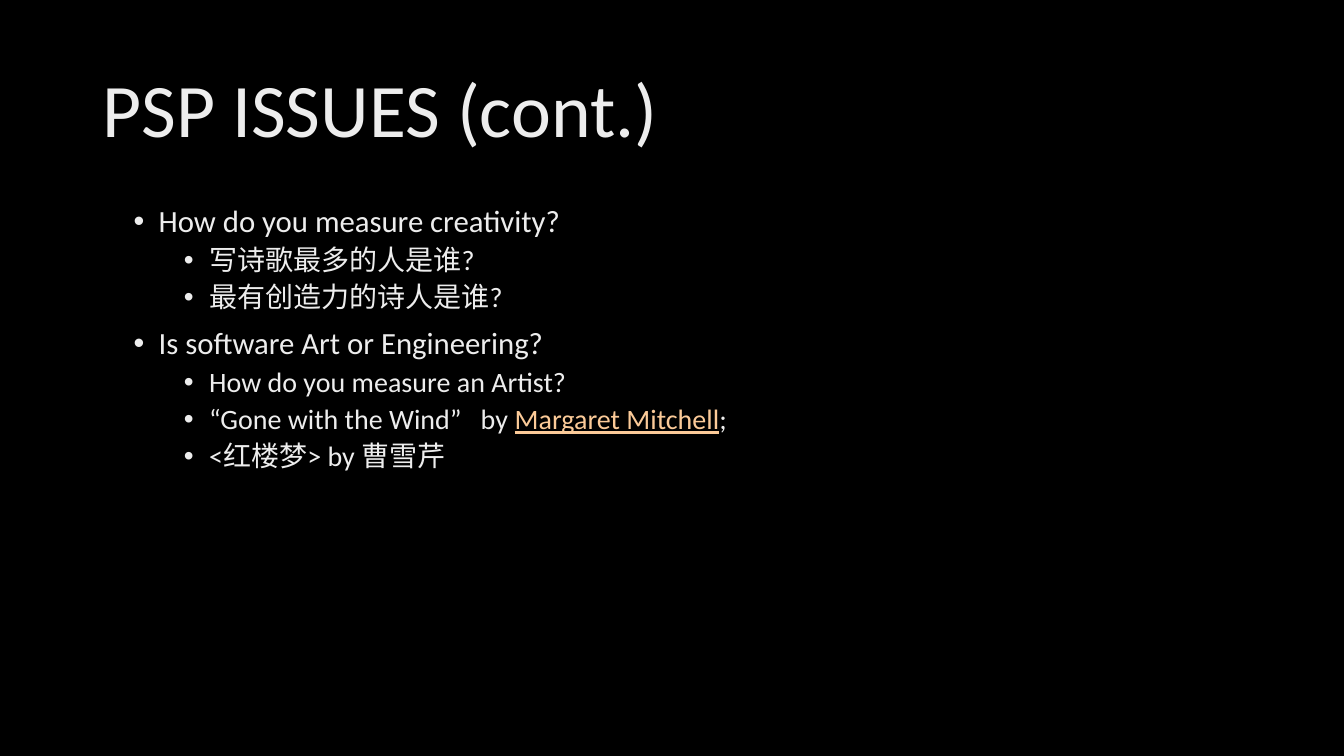
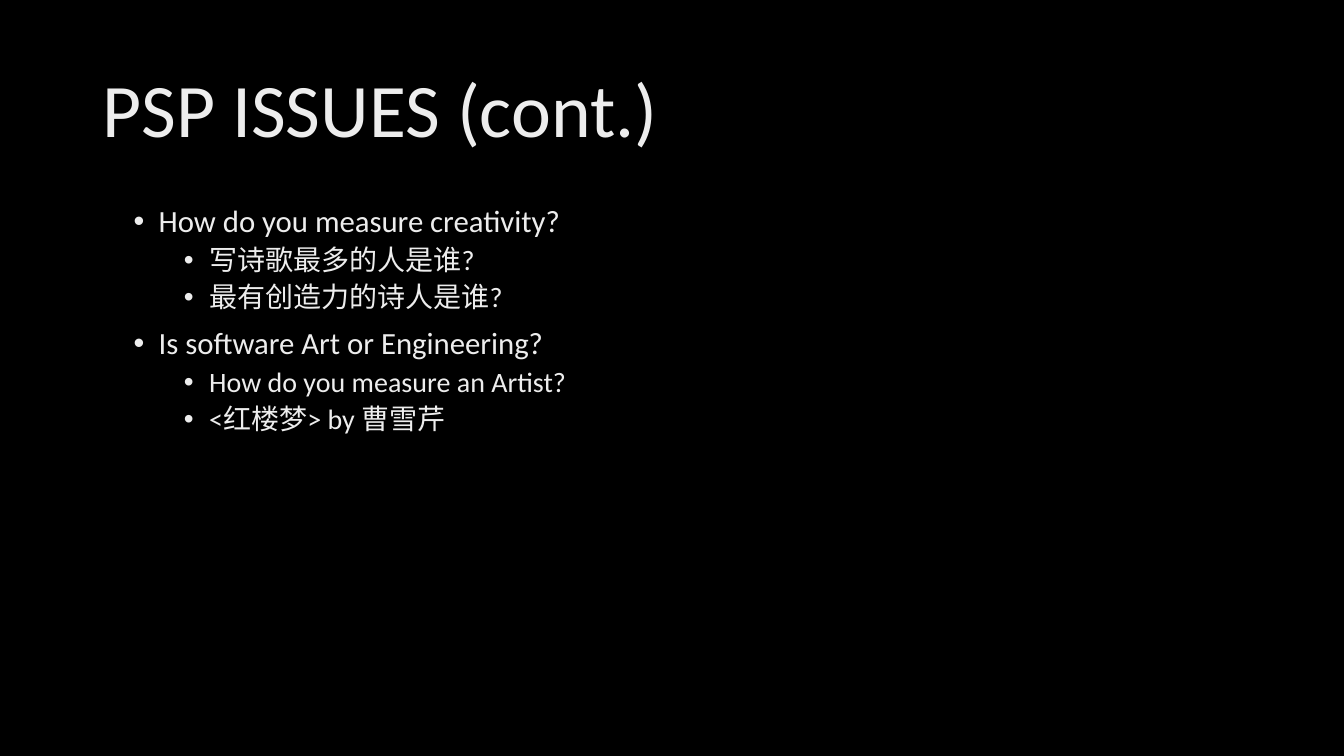
Before and after one commit to xinase/ASE, a slide deck: slide 16 of chapter03/ASE_3_PSP_Career.pptx. Drawn at 1344x756 pixels with LibreOffice and Linux fonts; fonts in the diff are those of the drawing; background and template pictures are left out. Boxes give left, top, right and bottom in pixels: in the first picture for what was removed or moved away, otherwise in the second. Text is boxed around its words. In the diff, an @@ line names an element or a change of style, - is before the commit and + after.

```diff
--- a/chapter03/ASE_3_PSP_Career.pptx
+++ b/chapter03/ASE_3_PSP_Career.pptx
@@ text at (x1=209, y1=409, x2=727, y2=434): paragraph removed @@
-  • “Gone with the Wind” by Margaret Mitchell;
```
Also in this commit, not shown: 1 other slide changed, 29 other files.
